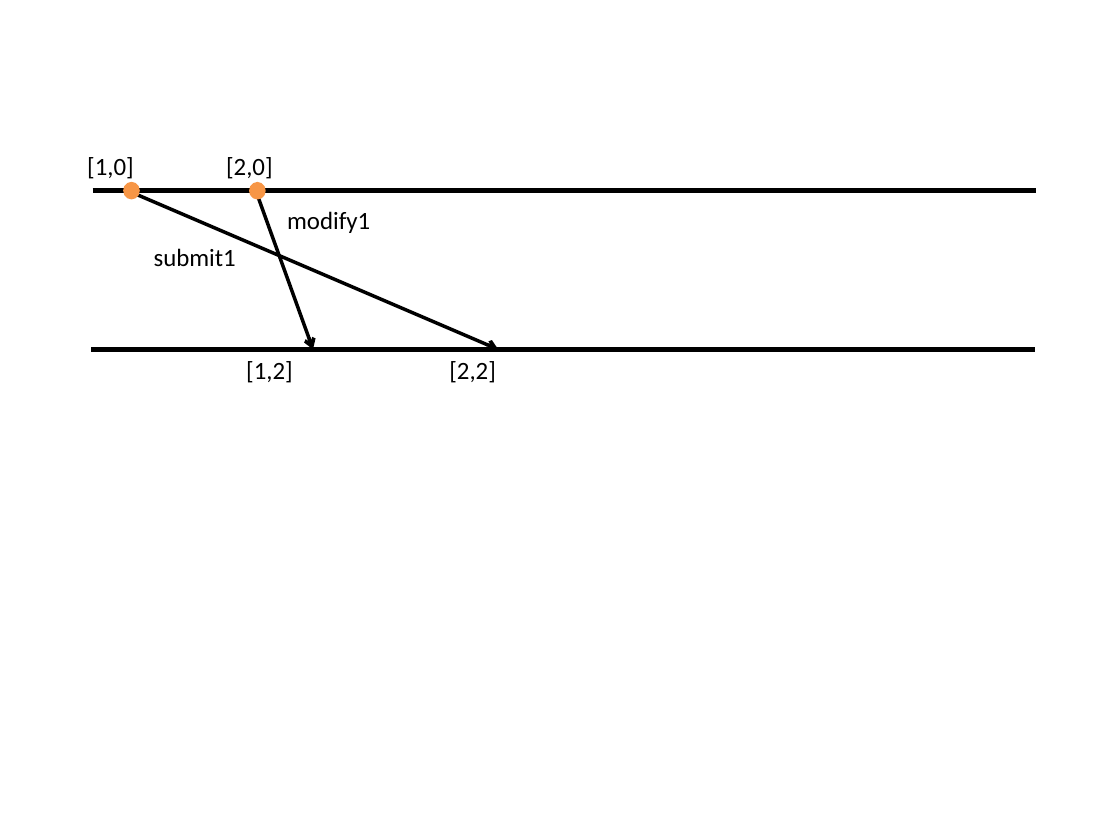
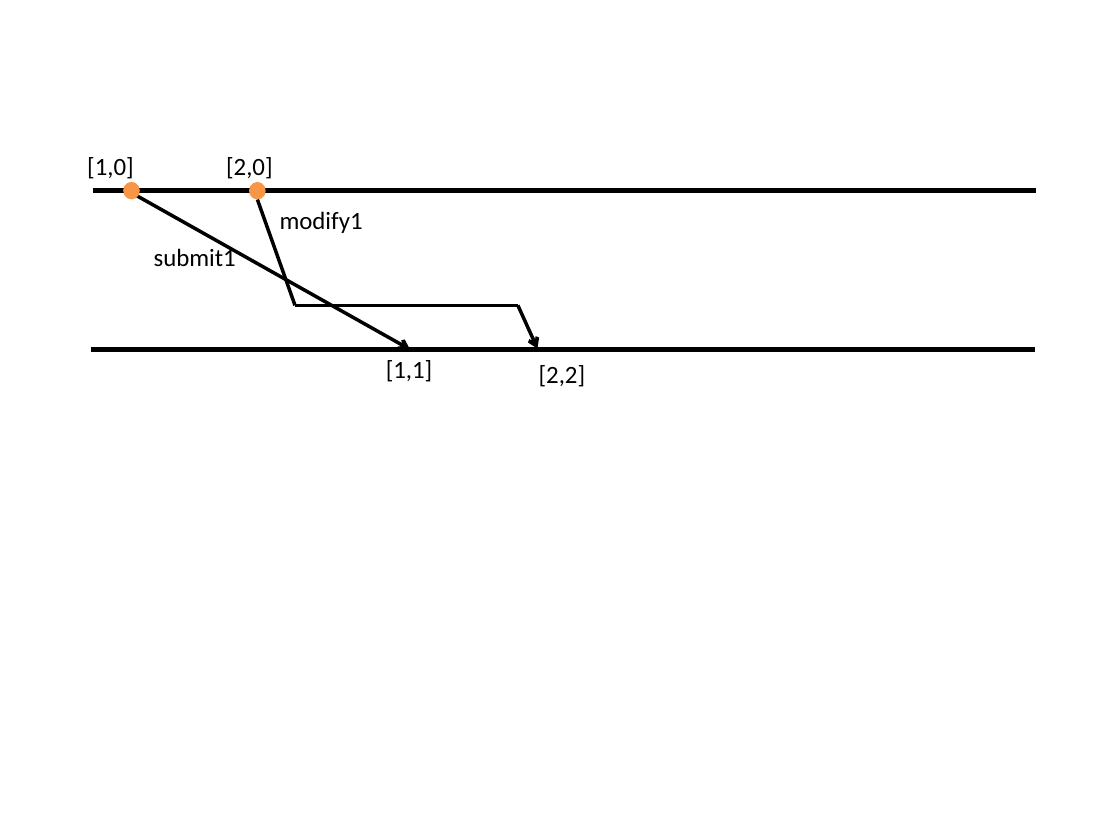
Before and after one commit to tjeromin/Distributed-Systems, a slide deck: slide 3 of Lab3/Slides, etc/vector_clocks_timeline.pptx. Drawn at 1120x840 pixels with LibreOffice and Linux fonts; fonts in the diff are those of the drawing. Boxes give left, top, right and bottom in pixels: in the first picture for what was removed or moved away, otherwise in the second. Text is boxed around its words. In the diff, an @@ line names an element or a change of style, - is before the commit and + after.

```diff
--- a/Lab3/Slides, etc/vector_clocks_timeline.pptx
+++ b/Lab3/Slides, etc/vector_clocks_timeline.pptx
@@ arrow moved from (128, 190) - (498, 349) to (128, 190) - (410, 349) @@
@@ arrow moved from (255, 190) - (314, 349) to (258, 199) - (295, 306) @@
@@ arrow (258, 199) - (295, 306): arrow to line @@
@@ text "modify1": place and size @@
-text "modify1" at [287, 211, 370, 233]
+text "modify1" at [280, 211, 363, 233]
@@ line added from (295, 306) to (517, 306), #000000 2.25 pt @@
@@ arrow added from (517, 306) to (538, 348), #000000 2.25 pt @@
@@ text "[2,2]": place and size @@
-text "[2,2]" at [449, 361, 496, 383]
+text "[2,2]" at [539, 365, 586, 387]
@@ text at [386, 360, 433, 382]: text changed @@
-[1,2]
+[1,1]
```
Also in this commit, not shown: 2 other slides changed.
